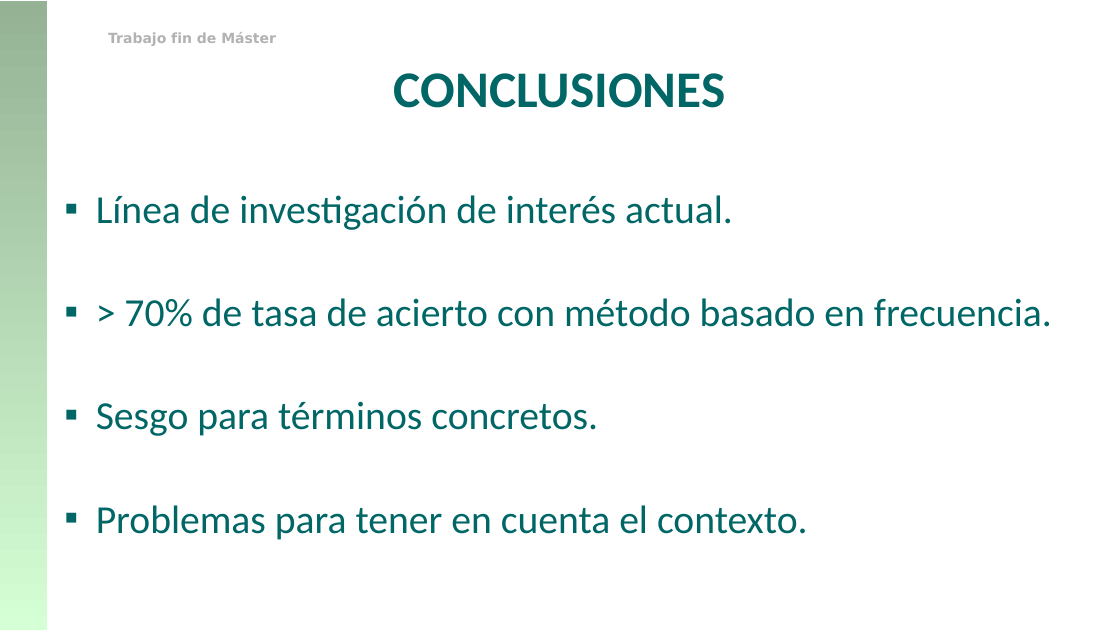
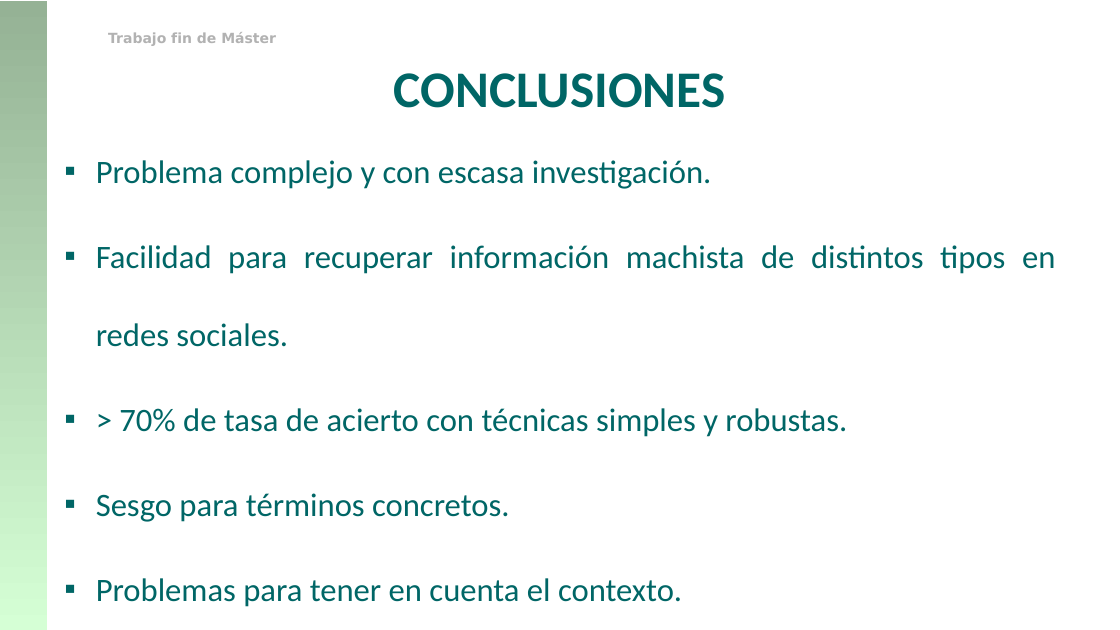
Before and after one commit to franciscorodriguez92/uned-tfm, a slide deck: slide 24 of TFM_Francisco_Rodriguez.pptx. Drawn at 1120x630 pixels with LibreOffice and Linux fonts; fonts in the diff are those of the drawing; background and template pictures are left out. Boxes give left, top, right and bottom in pixels: in the first picture for what was removed or moved away, otherwise in the second. Text is boxed around its words. In the diff, an @@ line names an element or a change of style, - is before the commit and + after.

```diff
--- a/TFM_Francisco_Rodriguez.pptx
+++ b/TFM_Francisco_Rodriguez.pptx
@@ text "Problema complejo y con escasa ...": place and size @@
-text "Problema complejo y con escasa ..." at (96,195,1052,540)
+text "Problema complejo y con escasa ..." at (96,160,1055,607)
@@ text at (96,160,1055,437): text changed; size 34 to 28 pt @@
-▪ Línea de investigación de interés actual.
-▪ > 70% de tasa de acierto con método basado en frecuencia.
+▪ Problema complejo y con escasa investigación.
+▪ Facilidad para recuperar información machista de distintos tipos en redes sociales.
+▪ > 70% de tasa de acierto con técnicas simples y robustas.
@@ text at (96,493,682,607): size 34 to 28 pt in "Sesgo para términos concretos.", "Problemas para tener en cuenta el contexto."; less space between paragraphs @@
```
Also in this commit, not shown: 6 other slides changed, 1 slide added, 2 slides removed.
